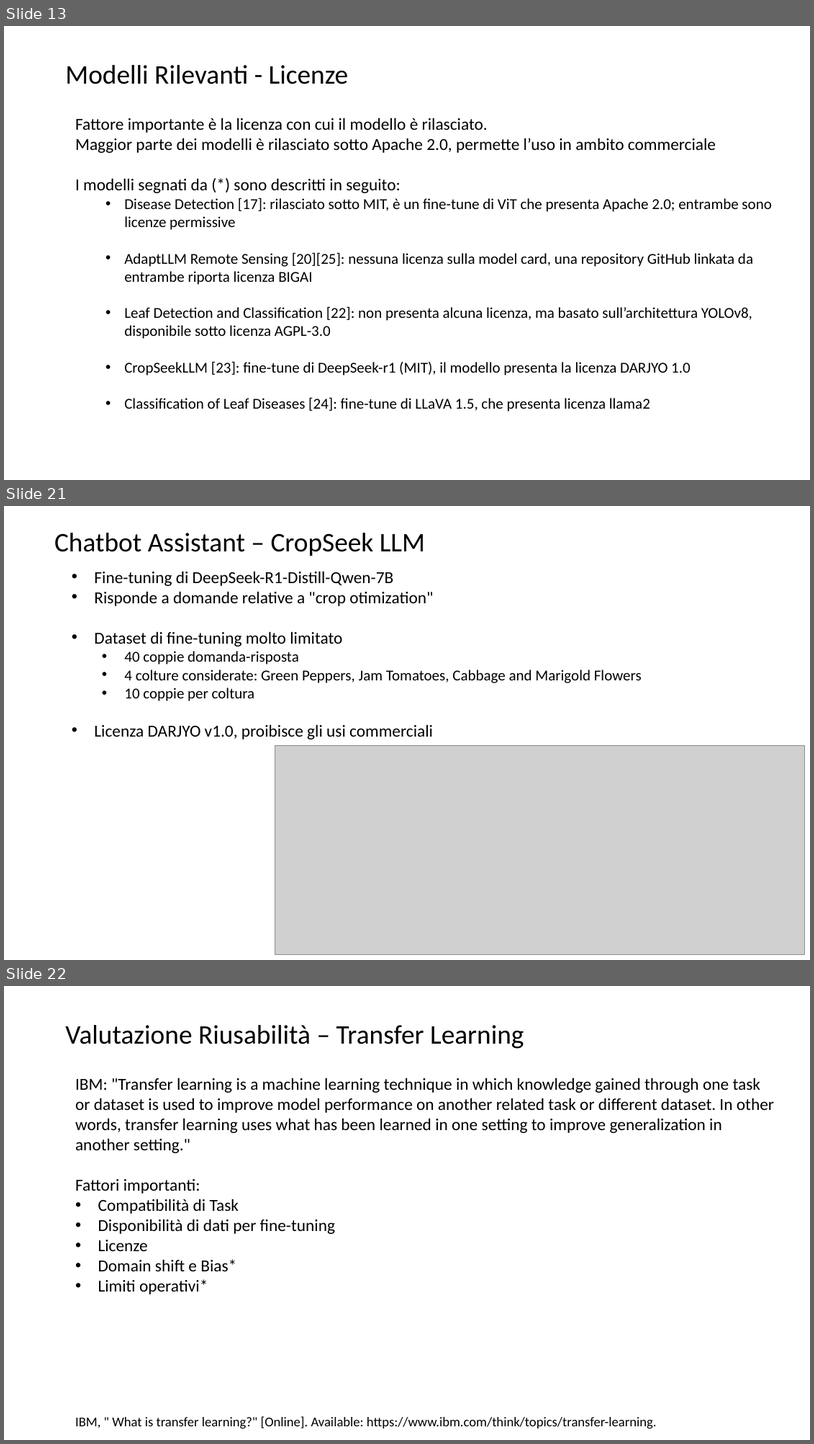
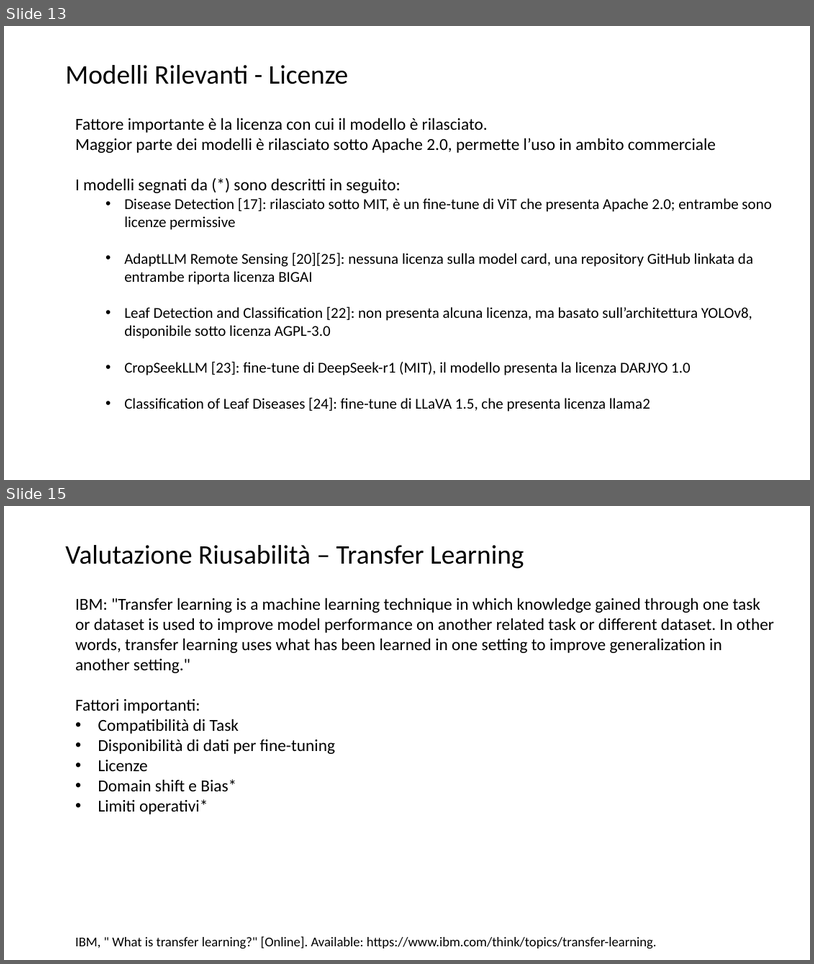
Before and after one commit to lPen88/tesi, a slide deck: presentazione.pptx. Shown one above the other, each under a label of ours: slides 13, 21 and 22 before the commit, slides 13 and 15 after it; the slides between them are not shown. The pictures are 814x1444 and 814x964 pixels, drawn with LibreOffice and Linux fonts; fonts in the diff are those of the drawing; grey boxes stand for pictures. Boxes give left, top, right and bottom in pixels: in the first picture for what was removed or moved away, otherwise in the second. Text is boxed around its words. In the diff, an @@ line names an element or a change of style, - is before the commit and + after.

```diff
--- a/presentazione.pptx
+++ b/presentazione.pptx
@@ slide 21 removed at (4, 506, 810, 960), background #FFFFFF @@
@@ title removed at (54, 533, 425, 556) @@
-Chatbot Assistant – CropSeek LLM
@@ text removed at (94, 571, 642, 739) @@
-• Fine-tuning di DeepSeek-R1-Distill-Qwen-7B
-• Risponde a domande relative a "crop otimization"
-• Dataset di fine-tuning molto limitato
-  • 40 coppie domanda-risposta
-  • 4 colture considerate: Green Peppers, Jam Tomatoes, Cabbage and Marigold Flowers
-  • 10 coppie per coltura
-• Licenza DARJYO v1.0, proibisce gli usi commerciali
@@ picture removed at (275, 745, 805, 955) @@
@@ what was slide 22 is now slide 15 @@
```
Also in this commit, not shown: 2 slides changed, 1 slide added, 7 other slides removed, 1 other file.
